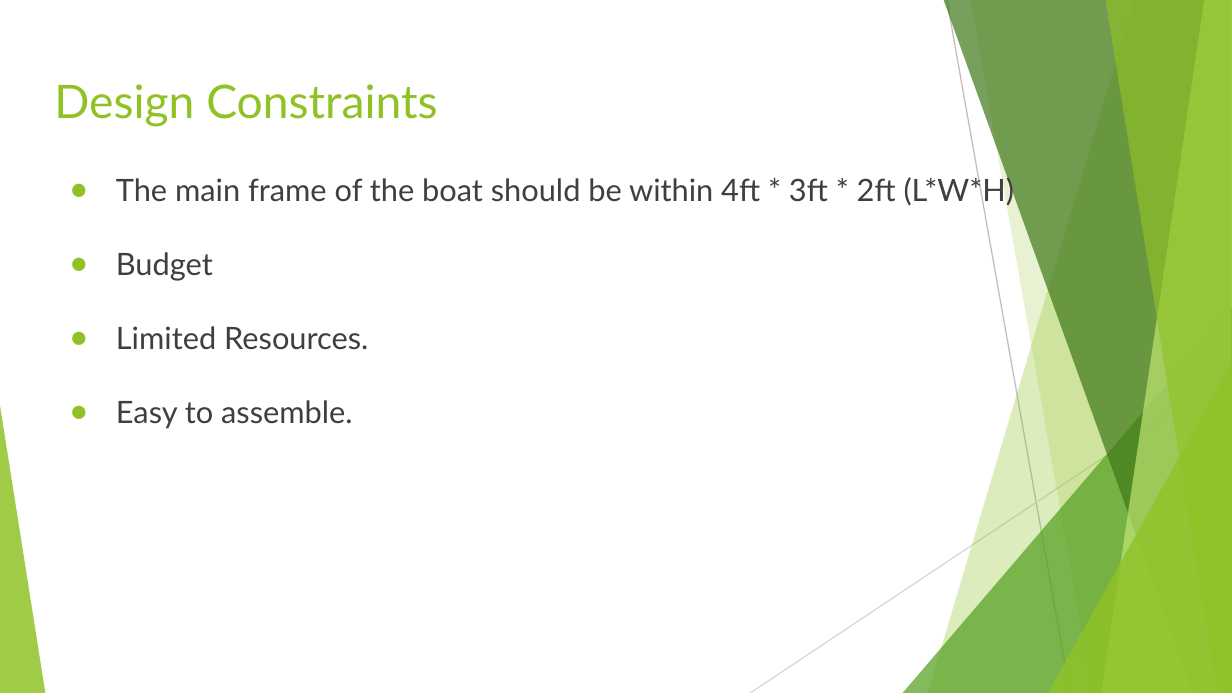
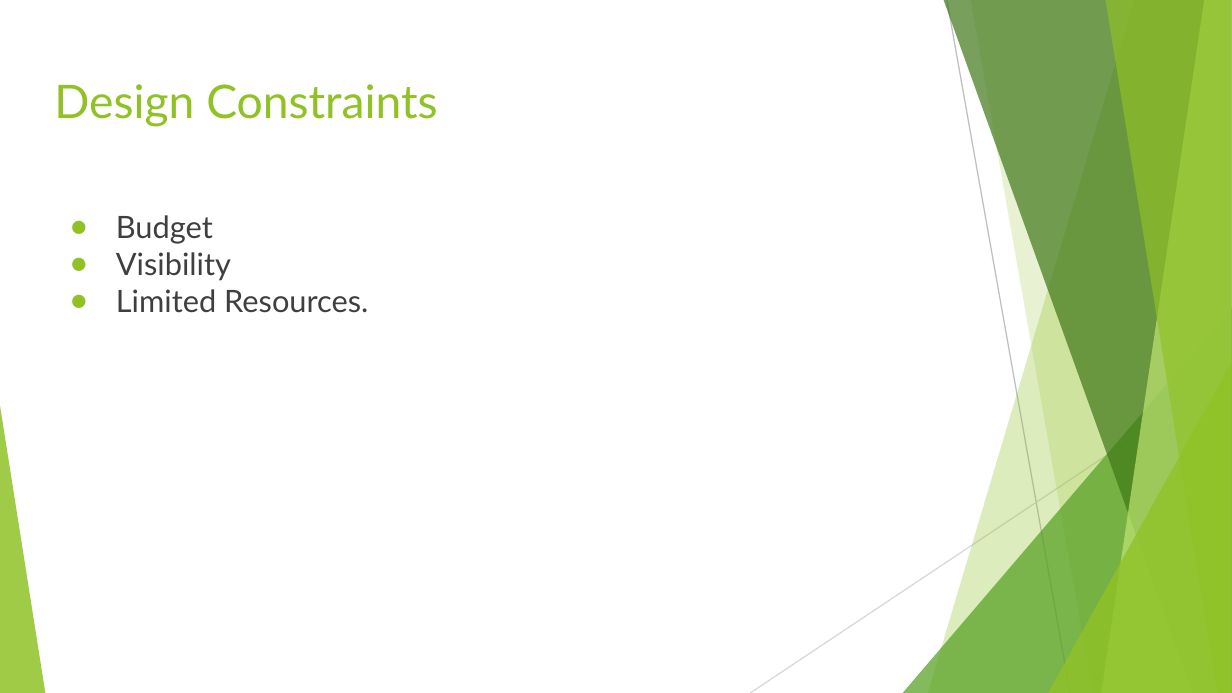
Before and after one commit to mmehmood/senior-design, a slide deck: slide 6 of Final Presentation task 1-6 and 1-5.pptx. Drawn at 1232x693 pixels with LibreOffice and Linux fonts; fonts in the diff are those of the drawing. Boxes give left, top, right and bottom in pixels: in the first picture for what was removed or moved away, otherwise in the second. Text is boxed around its words. In the diff, an @@ line names an element or a change of style, - is before the commit and + after.

```diff
--- a/Final Presentation task 1-6 and 1-5.pptx
+++ b/Final Presentation task 1-6 and 1-5.pptx
@@ text at (116, 174, 1015, 207): paragraph removed @@
-● The main frame of the boat should be within 4ft * 3ft * 2ft (L*W*H)
@@ text at (116, 252, 231, 281): paragraph added @@
+● Visibility
@@ text at (116, 400, 353, 429): paragraph removed @@
-● Easy to assemble.
```
Also in this commit, not shown: 18 other slides changed, 14 slides added, 15 slides removed.
